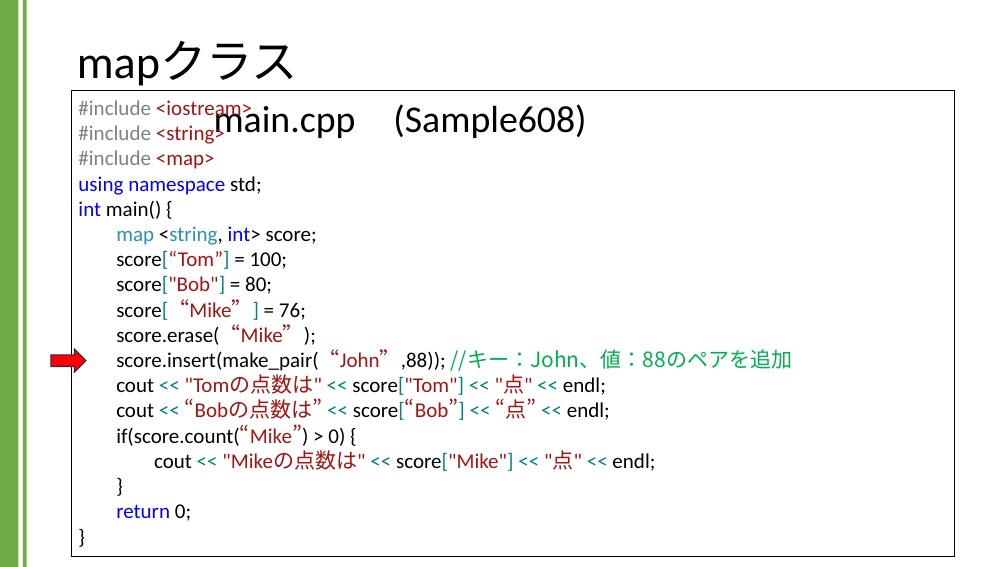
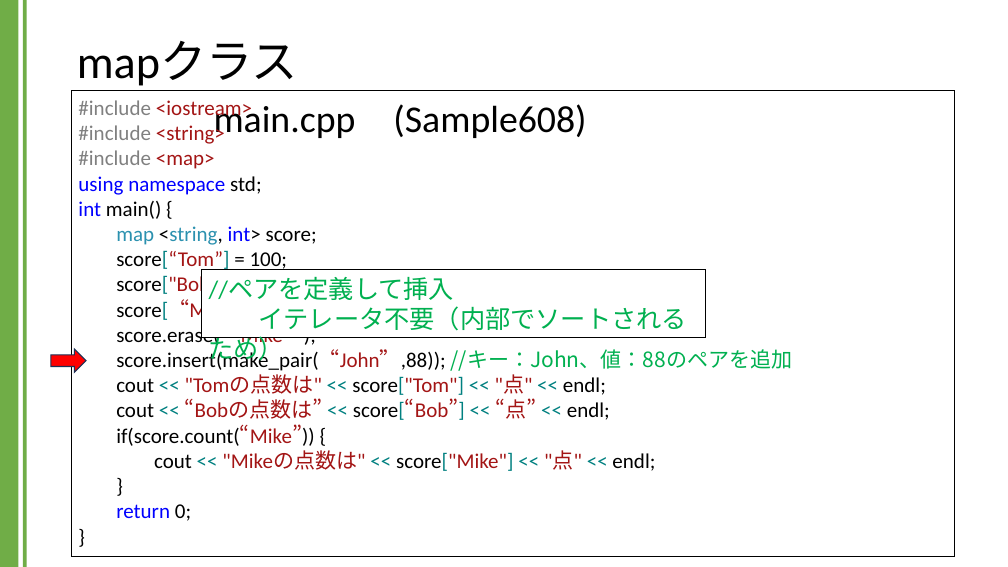
Before and after one commit to kic-murata/cpp2024, a slide deck: slide 7 of 授業資料/講義資料：Mapクラス.pptx. Drawn at 1008x567 pixels with LibreOffice and Linux fonts; fonts in the diff are those of the drawing. Boxes give left, top, right and bottom in pixels: in the first picture for what was removed or moved away, otherwise in the second. Text is boxed around its words. In the diff, an @@ line names an element or a change of style, - is before the commit and + after.

```diff
--- a/授業資料/講義資料：Mapクラス.pptx
+++ b/授業資料/講義資料：Mapクラス.pptx
@@ rectangle added at (x1=201, y1=269, x2=706, y2=338), fill #FFFFFF, outline #000000 0.75 pt, 24 pt, text #00B050 @@
+//ペアを定義して挿入
+イテレータ不要（内部でソートされるため）
@@ text in rectangle at (x1=116, y1=398, x2=610, y2=446): text changed @@
-cout << “Bobの点数は” << score[“Bob”] << “点” << endl;
-if(score.count(“Mike”) > 0) {
+cout << “Bobの点数は” << score[“Bob”] << “点” << endl;
+if(score.count(“Mike”)) {
```
Also in this commit, not shown: 3 other slides changed, 2 slides added, 1 other file.
